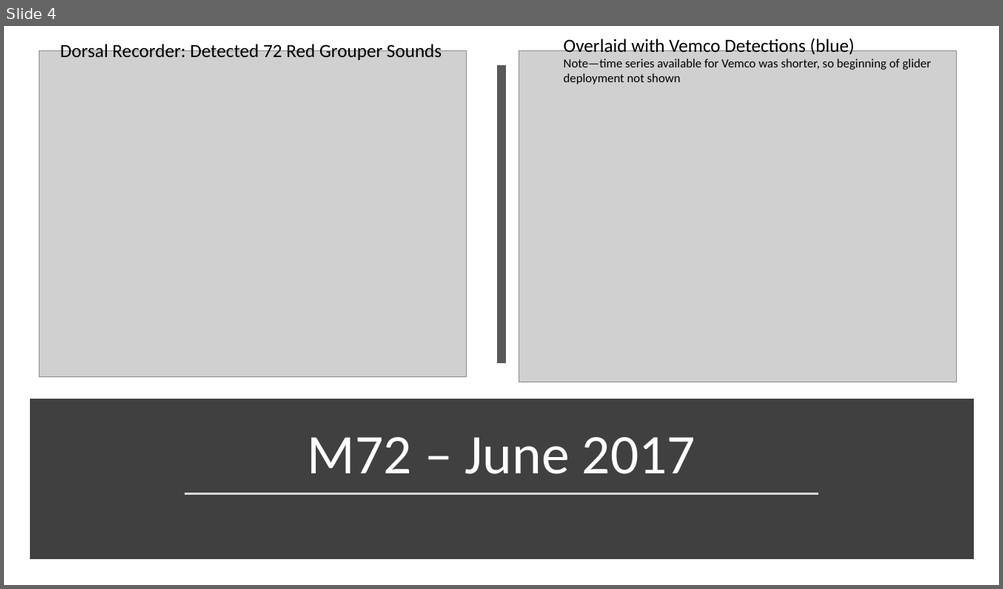
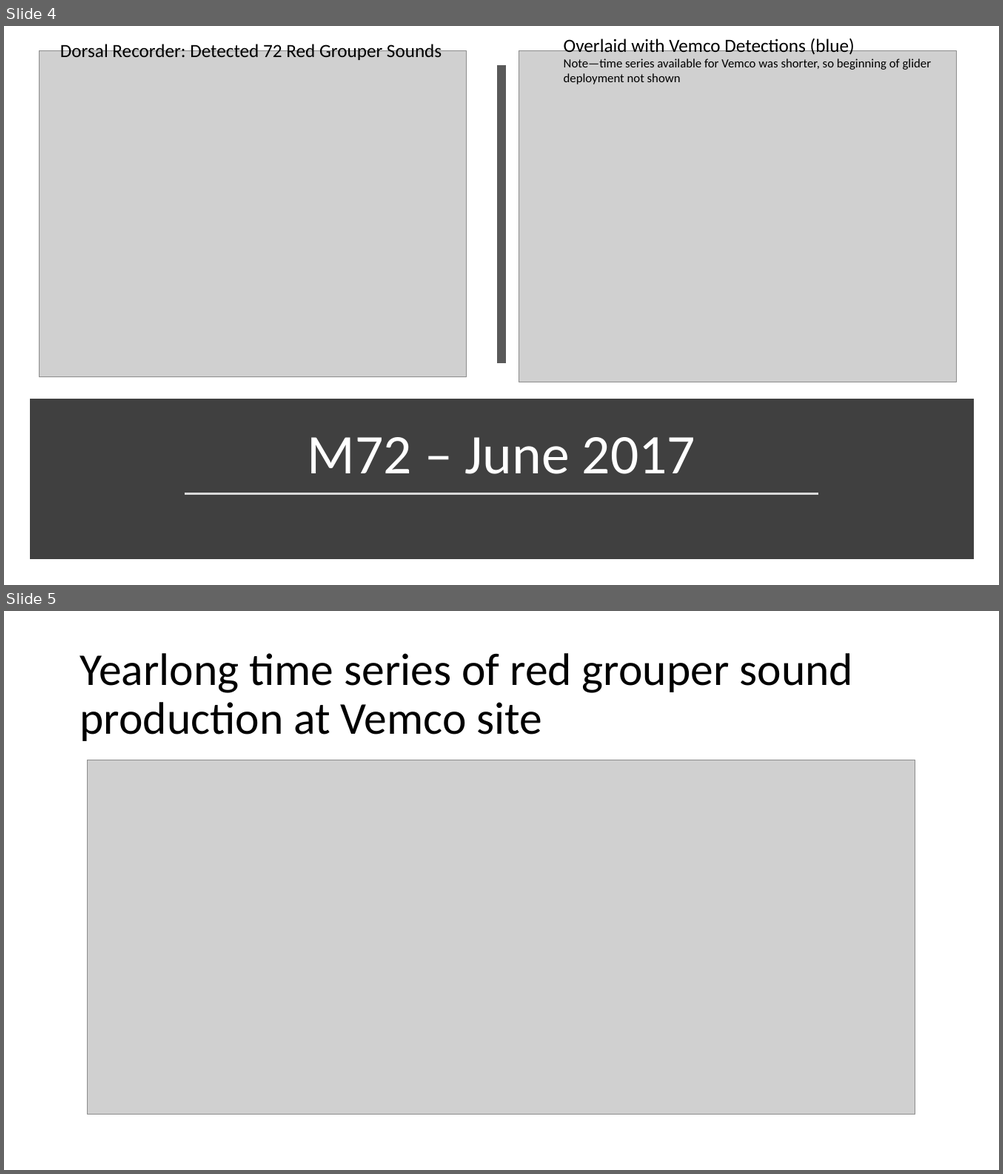
Before and after one commit to davidallenmann/glider, a slide deck: PassiveAcousticsSummary.pptx. Shown one above the other, each under a label of ours: slide 4 before the commit, slides 4 and 5 after it. The pictures are 1003x589 and 1003x1174 pixels, drawn with LibreOffice and Linux fonts; fonts in the diff are those of the drawing; grey boxes stand for pictures. Boxes give left, top, right and bottom in pixels: in the first picture for what was removed or moved away, otherwise in the second. Text is boxed around its words. In the diff, an @@ line names an element or a change of style, - is before the commit and + after.

Commit message:
long time series

```diff
--- a/PassiveAcousticsSummary.pptx
+++ b/PassiveAcousticsSummary.pptx
@@ slide 5 added at bbox=[4, 611, 999, 1170], background #FFFFFF @@
@@ title added at bbox=[79, 653, 854, 741], 44 pt, text #000000 @@
+Yearlong time series of red grouper sound production at Vemco site
@@ picture added at bbox=[88, 760, 915, 1116] @@
```
Also in this commit, not shown: 1 other slide added, 2 other files.
